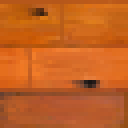
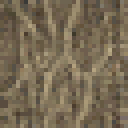
Before/after of a 128 × 128 layered artwork. What changed in the layer stack:
renamed "FirPlanks" to "RedwoodPlanks", hid the group it (1 layers) over <box>0,0,128,128</box>
painted on "Layer 7" over <box>0,0,128,128</box>
hid group "AcaciaPlanks" (2 layers) over <box>0,0,128,128</box>
painted on "Layer 6" over <box>0,0,128,128</box>
showed "Layer 4", painted on it over <box>0,0,128,128</box>
"Layer 3": blend color burn → overlay, painted on it over <box>8,8,120,120</box>
painted on "Layer 1 copy 8" over <box>8,8,124,116</box>
